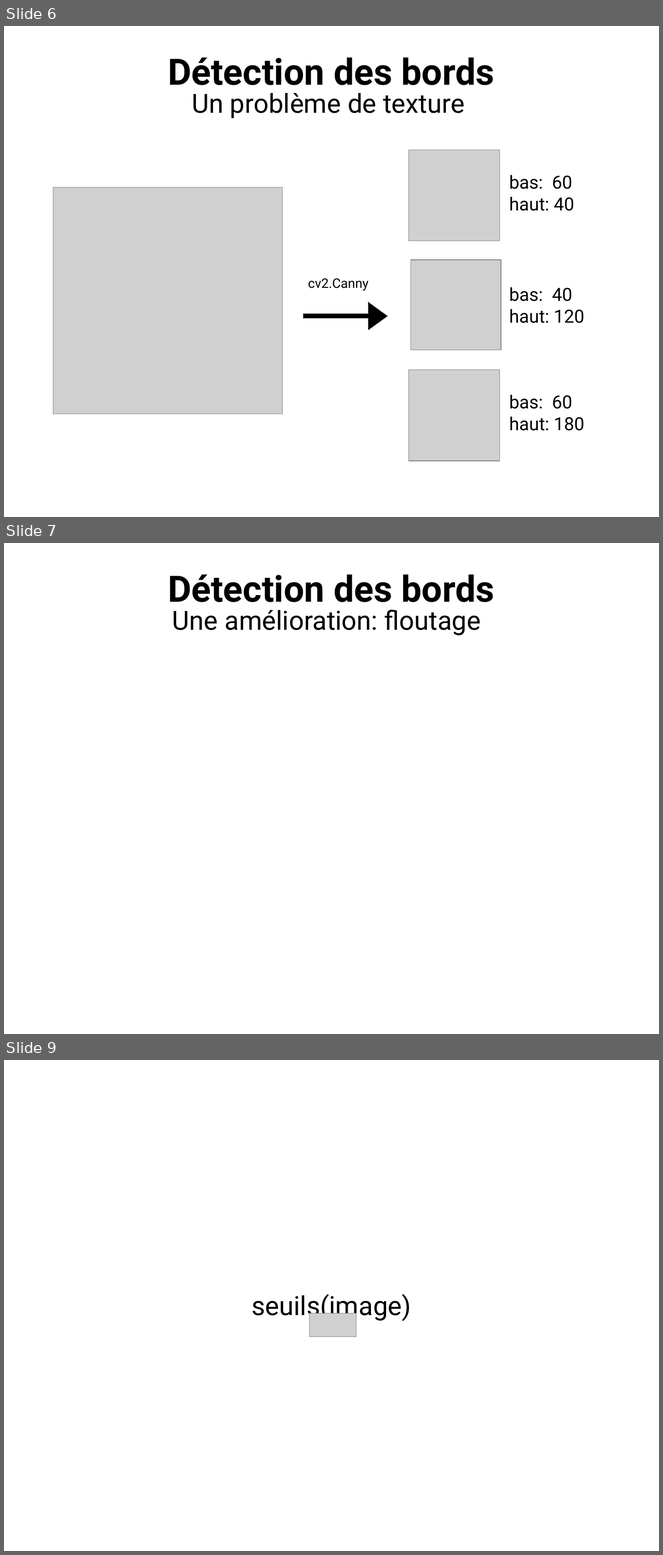
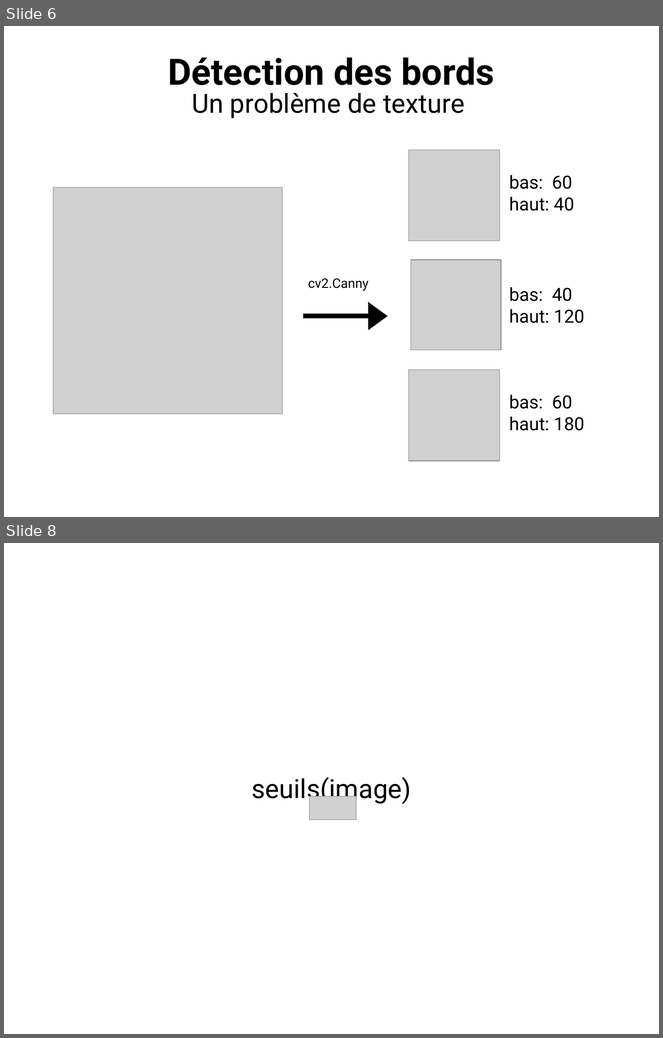
Before and after one commit to ewen-lbh/bone-fracture-detection, a slide deck: slides/mpsi/slides.odp. Shown one above the other, each under a label of ours: slides 6, 7 and 9 before the commit, slides 6 and 8 after it; the slides between them are not shown. The pictures are 663x1555 and 663x1038 pixels, drawn with LibreOffice and Linux fonts; fonts in the diff are those of the drawing; grey boxes stand for pictures; background and template pictures are left out. Boxes give left, top, right and bottom in pixels: in the first picture for what was removed or moved away, otherwise in the second. Text is boxed around its words. In the diff, an @@ line names an element or a change of style, - is before the commit and + after.

```diff
--- a/slides/mpsi/slides.odp
+++ b/slides/mpsi/slides.odp
@@ slide 7 removed at (4,543,659,1034), background #FFFFFF @@
@@ title removed at (168,574,494,610) @@
-Détection des bords
@@ text removed at (172,610,481,636) @@
-Une amélioration: floutage
@@ what was slide 9 is now slide 8 @@
```
Also in this commit, not shown: 3 slides changed, 1 slide added, 3 other files.
